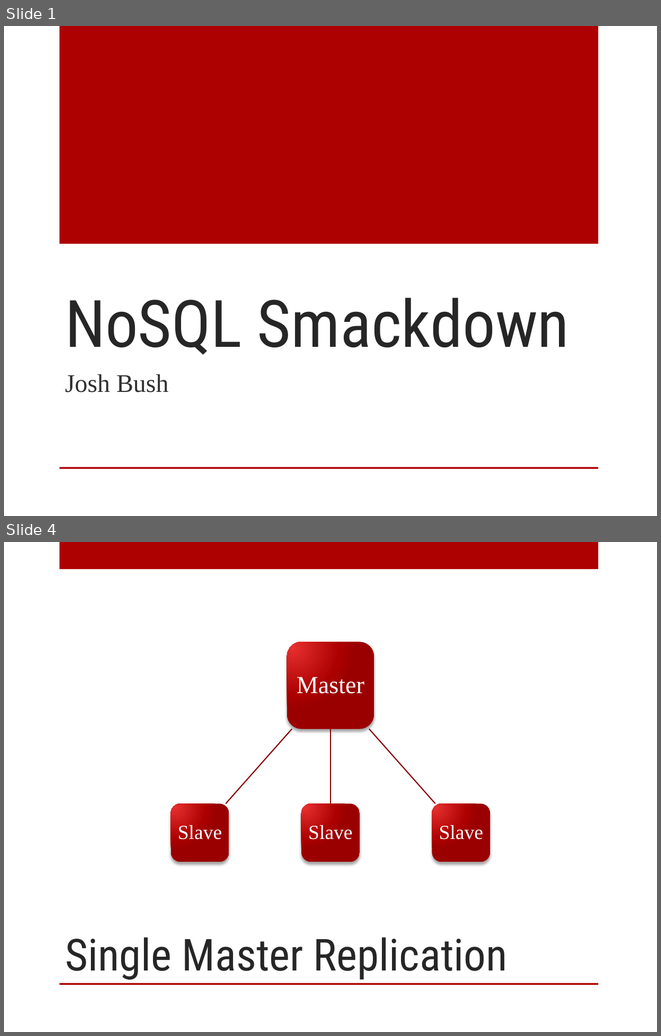
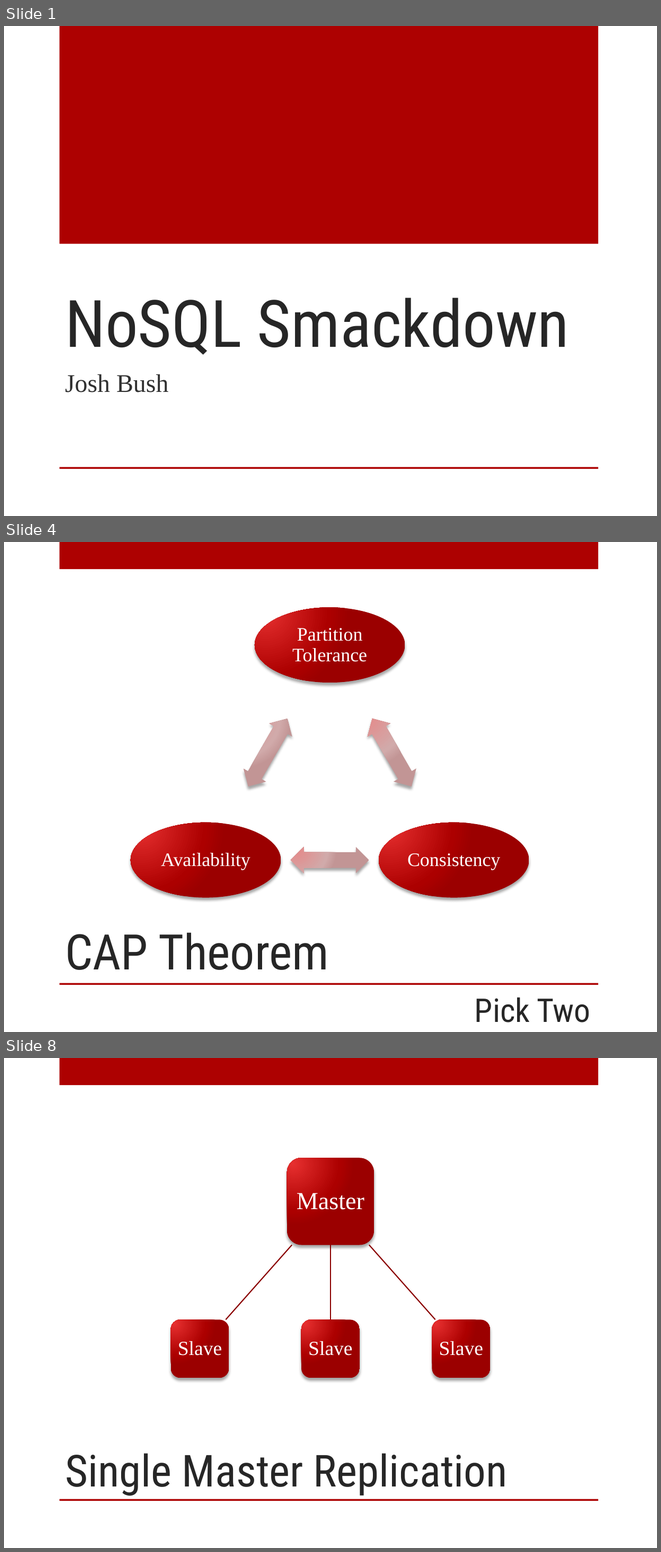
Before and after one commit to digitalBush/nosql-smackdown-talk, a slide deck: nosql-smackdown.pptx. Shown one above the other, each under a label of ours: slides 1 and 4 before the commit, slides 1, 4 and 8 after it; the slides between them are not shown. The pictures are 661x1036 and 661x1552 pixels, drawn with LibreOffice and Linux fonts; fonts in the diff are those of the drawing. Boxes give left, top, right and bottom in pixels: in the first picture for what was removed or moved away, otherwise in the second. Text is boxed around its words. In the diff, an @@ line names an element or a change of style, - is before the commit and + after.

```diff
--- a/nosql-smackdown.pptx
+++ b/nosql-smackdown.pptx
@@ slide 4 added at (4, 542, 657, 1032), background #FFFFFF; not listed: 2 template elements that a slide beside it also shows @@
@@ group added at (131, 607, 529, 897): 3 ellipses, 3 texts, 3 left right arrows @@
+Partition Tolerance
+Consistency
+Availability
@@ title added at (65, 932, 329, 970), 54 pt, text #262626 @@
+CAP Theorem
@@ text added at (475, 997, 590, 1022), 36 pt, text #262626 @@
+Pick Two
@@ what was slide 4 is now slide 8 @@
```
Also in this commit, not shown: 1 slide changed, 4 other slides added, 1 slide removed.
